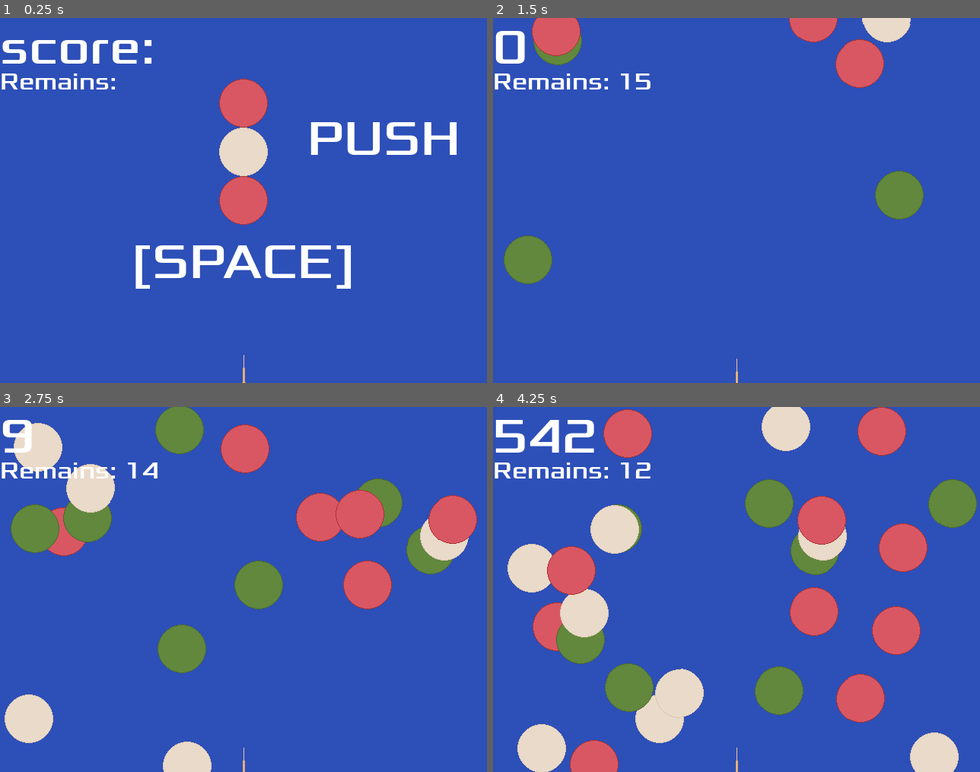
Above: before the commit, frames 1-4 (two rows, left to right).
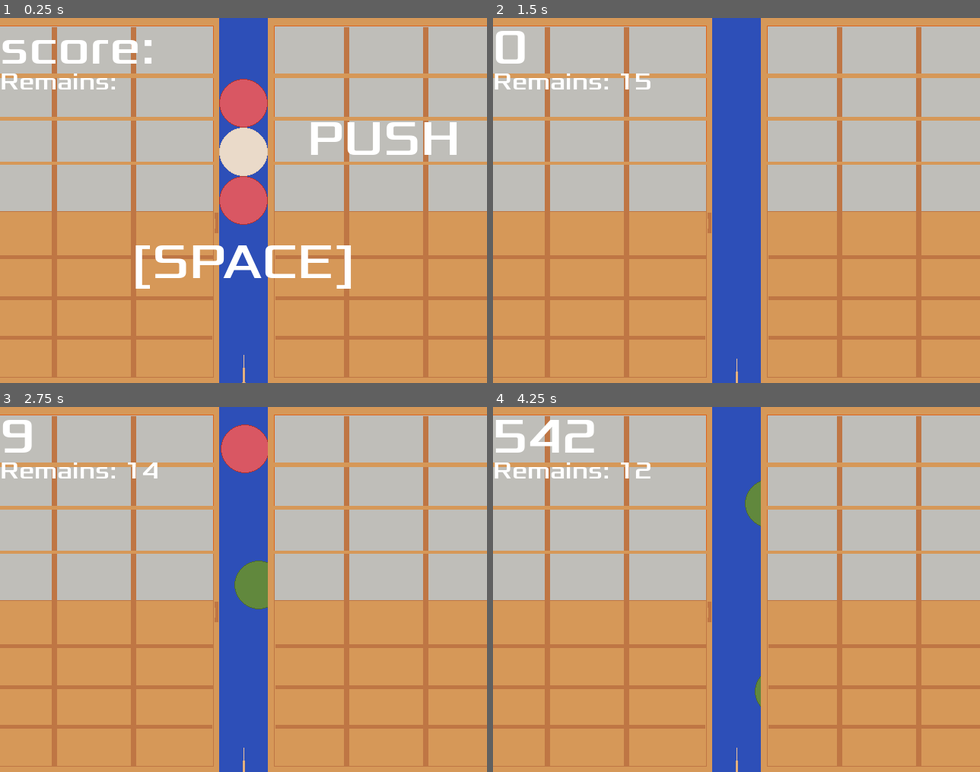
Above: after the commit, the same moments.

Repository: zundouz/ldjam54_odango
Game: Godot game, scene res://main.tscn
Same seed, same stepped clock (60 frames per second), same inputs: the game is played once before the commit and once after it.
Inputs (mouse positions are in pixels of both pictures, inside the frame that each line leads up to):
- Up to frame 1 (0.25 s): no input
- Up to frame 2 (1.5 s): tap Space (space) at 0.5 s; move the mouse to (843, 182) at 0.52 s; hold Up (move_up) 0.53-1.28 s; tap Enter (enter) at 0.6 s; move the mouse to (639, 218) at 1.27 s; click (639, 218) at 1.35 s
- Up to frame 3 (2.75 s): move the mouse to (292, 509) at 2.02 s; hold Up (move_up) from 2.03 s (still down); tap Space (space) at 2.1 s
- Up to frame 4 (4.25 s): move the mouse to (712, 662) at 2.77 s; tap W (w_key) at 2.85 s; move the mouse to (882, 644) at 3.52 s; release Up (move_up) at 3.53 s; tap Enter (enter) at 3.6 s

The runs differ from the first frame. In frame 1, 87% of the frame differs, in the area x 0-100%, y 0-100%; in frame 2, 89%; in frame 3, 89%; in frame 4, 89%.

Commit message:
feat: z_index で得点UIが一番手前に来るように

Diff:
--- a/CenterBonus.gd
+++ b/CenterBonus.gd
@@ -3,6 +3,7 @@
 
 # Called when the node enters the scene tree for the first time.
 func _ready() -> void:
+	z_index = 101 # 障子より前
 	pass # Replace with function body.
 
 # Called every frame. 'delta' is the elapsed time since the previous frame.
--- a/main.tscn
+++ b/main.tscn
@@ -39,11 +39,9 @@
 [node name="HUD" parent="." instance=ExtResource("4_h58th")]
 
 [node name="bg_shouji_left" parent="." instance=ExtResource("5_r6nah")]
-visible = false
 position = Vector2(128, 240)
 
 [node name="bg_shouji_right" parent="." instance=ExtResource("5_r6nah")]
-visible = false
 position = Vector2(512, 240)
 
 [node name="Node" type="Node" parent="."]
